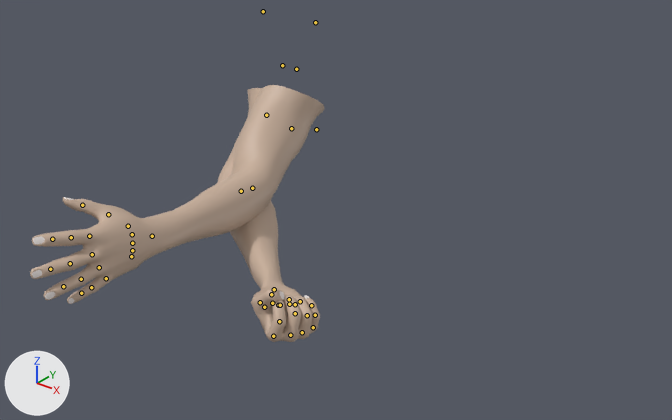
The FBX model Assets/Modified fragsurf/handss.fbx, before and after one commit.
The view is the same before and after, from a camera (50 mm lens) standing at (8.77, -9.89, 5.03) and looking at (2.35, -1.86, 0.05). The axes (+X, +Y, +Z) are drawn at lower left. The lights are the same throughout. Both versions are drawn at frame 34 of the action 'Swing|Swing:BaseAnimation'; the numbers are the values there. The bones that bend it are drawn over the model as lines.

Names of what the first picture shows: 'basicRig:Body'.
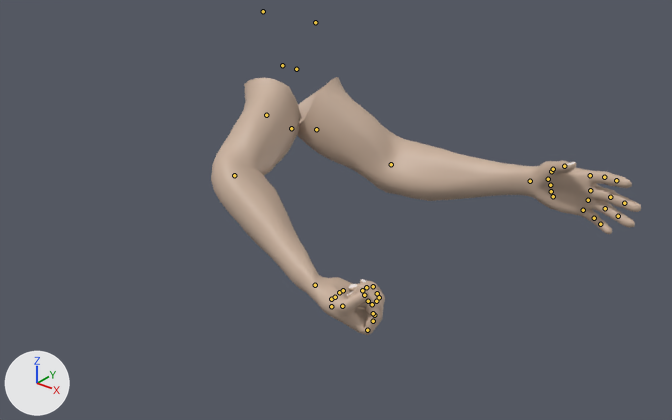
The edits, one by one:
Bone 'upper_arm_R' (bone_upper_arm_r) turns from (34, -13, 42) to (53, -24, 38) degrees about its own x, y and z.
Bone 'forearm_R' (bone_forearm_r) turns from (-10, 9, 44) to (-31, 28, 46) degrees about its own x, y and z.
Bone 'hand_R' (bone_hand_r) turns from (-30, 65, -33) to (25, 60, 34) degrees about its own x, y and z.
Bone 'upper_arm_L' (bone_upper_arm_l) turns from (45, -3, -32) to (-65, -77, 74) degrees about its own x, y and z.

Boxes [x1, y1, x2, y2] around the edits, measured in the pictures (672 x 420 px):
'basicRig:Body', posed (46% wider): before [30, 85, 324, 342]; after [211, 77, 641, 335]
bone 'upper_arm_R', root to tip: before (282, 65) to (282, 67); after (282, 65) to (282, 66)
bone 'forearm_R', root to tip: before (241, 191) to (241, 192); after (234, 175) to (235, 176)
bone 'hand_R', root to tip: before (274, 289) to (274, 289); after (315, 285) to (315, 285)
bone 'upper_arm_L', root to tip: before (296, 69) to (296, 70); after (296, 69) to (297, 70)
